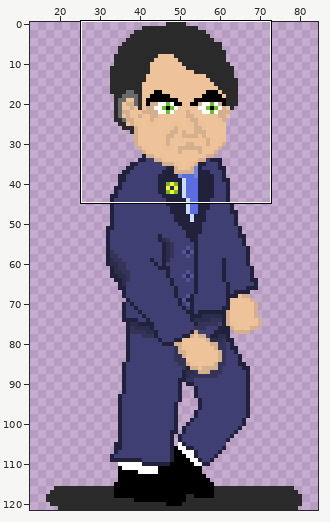
Two states of a pixel-art file, assets/data/Jair.aseprite. Above, an overview of the earlier version with the close-up marked.
Close-up. Earlier state:
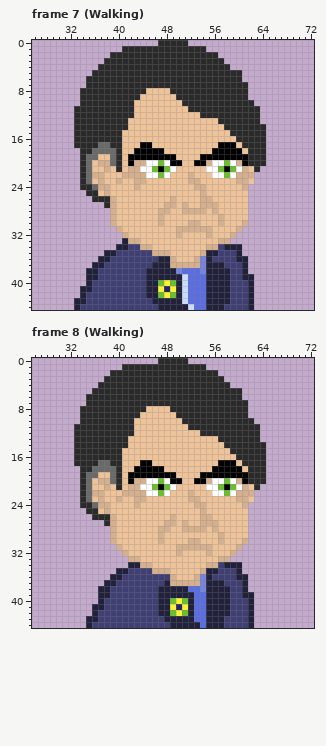
104x122 pixels, 14 frames. Pixels under 10% opacity are left out. Shown: frame 7 (Walking): x 26..72, y 0..44; frame 8 (Walking): x 26..72, y 0..44. The wide view leaves out empty margins. The commit also changed other frames or places, which this record leaves out.
The same view after the edit:
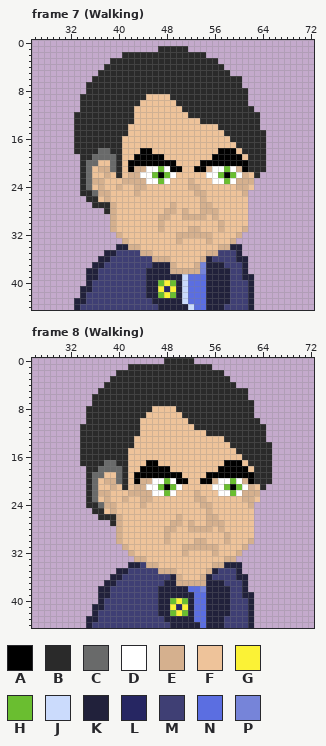
Palette (. is transparent): A #000000  B #2a2a2a  C #696a6a  D #ffffff  E #d5b08e  F #eec39a  G #fbf236  H #6abe30  J #cbdbfc  K #21213b  L #262662  M #3f3f74  N #5b6ee1  P #7684d9
Log entry: correção animação
Diff:
Changed rows in their new state; - is an unchanged pixel.
Frame 7 (Walking), layer "Head":
first column x 33:
 0 --------------.....-------------
 1 --------......-----...----------
 2 ------..--------------..--------
 3 -----.------------------.-------
 4 ----.--------------------.------
 5 ---.----------------------..----
 6 --.-----------------------------
 7 ----------------------------.---
 8 -.----------BBBB----------------
 9 -----------B----B---------------
10 ----------B------B-----------.--
11 .-----------------B-----------.-
12 -------------------BB-----------
13 ---------B-----------BBB--------
14 ------------------------B------.
15 --------B----------------B------
16 --------------------------B-----
17 ----BB-----FF-----------FFFB----
18 B--B--B---F--FF--------F---FB---
19 --B-CC---F-----FF----FF-----F---
20 ---CFF----AAAAAA-F--F-AAAAAA----
21 ----E-C--A-E-DHDAA--AAE-DHDEAB-B
22 ---FFE-BF--D-HAHD--F--D-HAHD-FB-
23 ---E---FEE--DDHD----F--DDHD--E--
24 --CF-F-E---E-------E-F-----E-F--
25 -B-CE-----E---------E-------E---
26 --B-FEF---------F-----F---------
27 ---BB----------F--F----F--------
28 -----B--------F-E--FF-E---------
29 ---------------E--EEEE-EF-------
30 -------------------FF-------F---
31 ------EF------E--FF--FF-E--FE---
32 -------EF---------EEEE----FE----
33 --------EFF------E----E-FFE-----
34 ---------EEFF---------FFEE------
35 -----------EEFFF-----FEE--------
36 -------------EEEF---FE----------
37 -----------------FFF------------
38 ----------------EEEEE-----------
Frame 8 (Walking), layer "Head":
first column x 33:
 0 --------------.----B-------------
 1 --------.-------------B----------
 2 ------.-----------------B--------
 3 -----.-------------------B-------
 4 ----.---------------------B------
 5 ---.------------------------B----
 6 --.-------------------------B----
 7 --.--------------------------B---
 8 -.----------B---F------------B---
 9 -.---------B-----F-----------B---
10 -.--------B-------F-----------B--
11 .---------B--------F-----------B-
12 .---------B----------F---------B-
13 .--------B--------------F------B-
14 .--------B---------------F------B
15 .-------B-----------------F-----B
16 .-------B------------------F----B
17 .---B-C-B--F-A----------F--AF---B
18 -.-B---CB-F----A-------F----AF--B
19 -.B-C-FCBF-------A---F-------A--B
20 -.BCF-ECBFA-E-DHD-A-F-AE-DHDEA--B
21 -.BC-FEFBF-E-DHAHD----F-DHAHDEFB-
22 -.BC-E--F---E-DHD--FE--F-DHD--E--
23 -.BCFE-FE-F-E------F-E-----F-EF--
24 -.-BC-E---FE--------F-E-----FE---
25 --.-BFE--------------FE------F---
26 ---.--BE--------FE---F-E-----F---
27 -----.BE-------F-EFE-F--E----F---
28 ------.E------F-E-F---EFE----F---
29 ------.E------FE--------FE---F---
30 ------.E------FE---F-E--FE--FE---
31 -------.E--------F-----E---FE----
32 --------.E-------FE---FE--FE-----
33 ---------.-E------------F-E------
34 -----------M-E--------F-E--------
35 -------------M--E----FE----------
36 ----------------KE--FE-----------
37 ----------------K----E-----------
Changed places in both close-ups, as pixel boxes (x1, y1, x2, y2):
changed: (74, 40, 266, 274)
changed: (74, 358, 272, 586)
